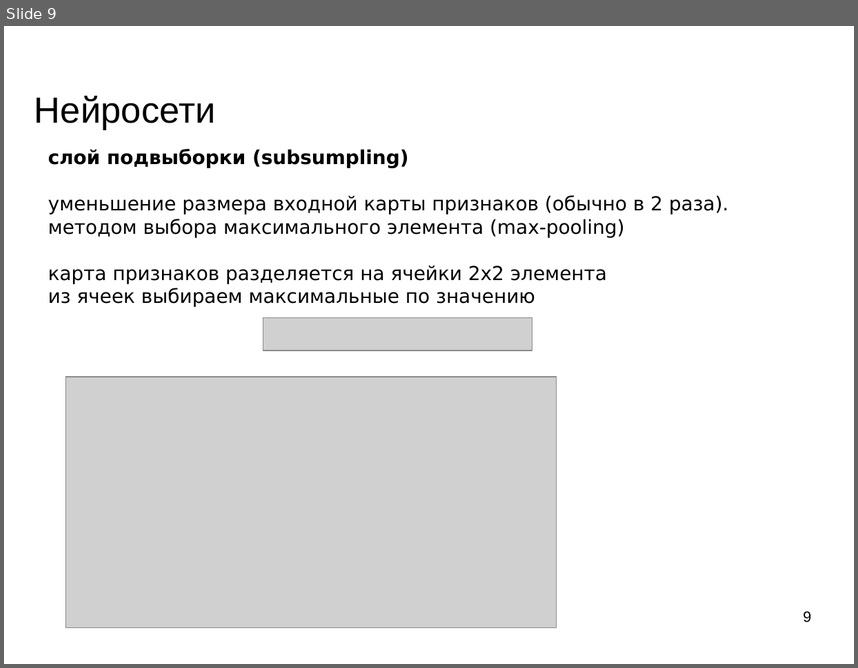
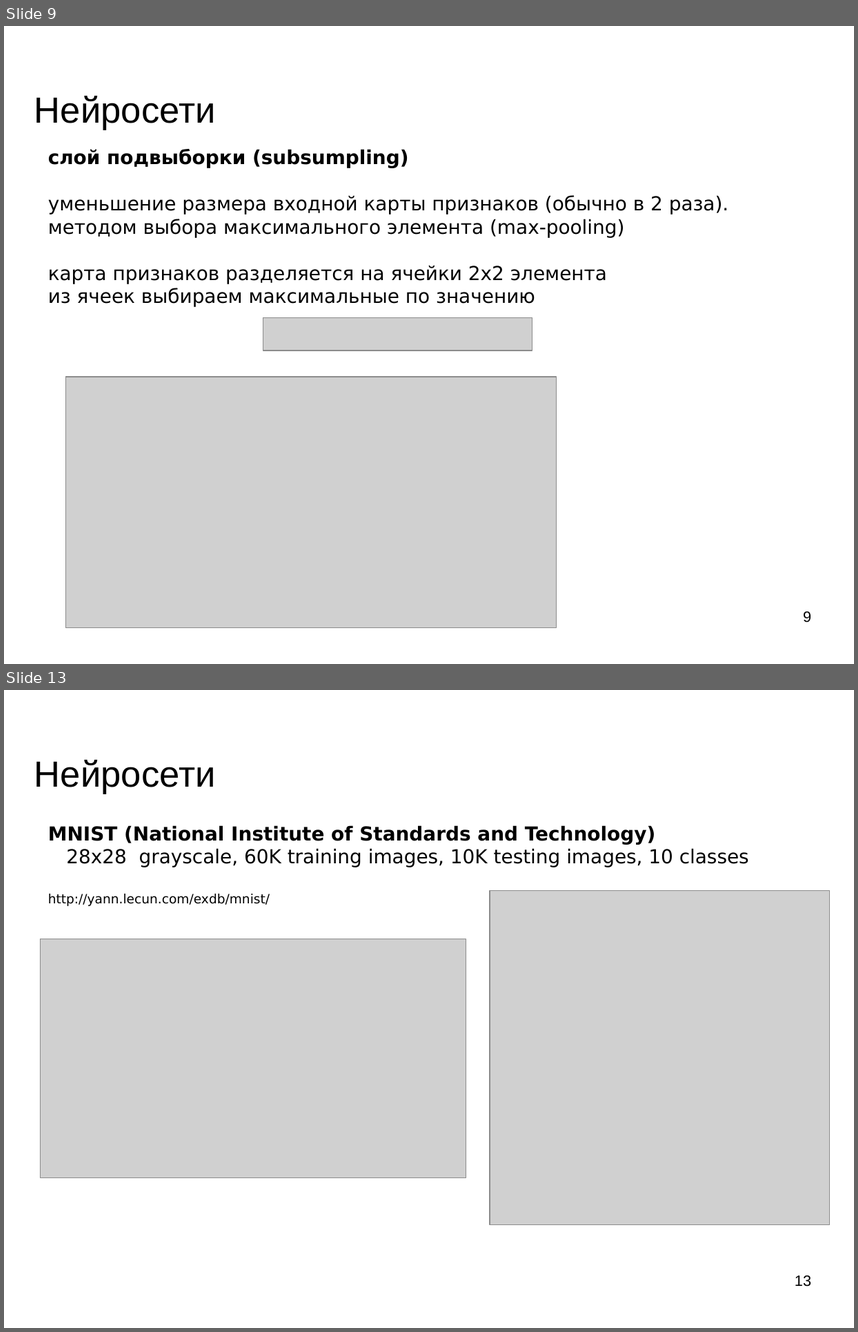
Before and after one commit to mechanoid5/ml_lectorium_legacy, a slide deck: 20-convnet.odp. Shown one above the other, each under a label of ours: slide 9 before the commit, slides 9 and 13 after it; the slides between them are not shown. The pictures are 858x668 and 858x1332 pixels, drawn with LibreOffice and Linux fonts; fonts in the diff are those of the drawing; grey boxes stand for pictures; background and template pictures are left out. Boxes give left, top, right and bottom in pixels: in the first picture for what was removed or moved away, otherwise in the second. Text is boxed around its words. In the diff, an @@ line names an element or a change of style, - is before the commit and + after.

```diff
--- a/20-convnet.odp
+++ b/20-convnet.odp
@@ slide 13 added at (4,690,854,1328), background picture (left out) @@
@@ title added at (34,760,215,793), 33.9 pt, text #000000 @@
+Нейросети
@@ text added at (48,825,749,906), 18 pt, text #000000 @@
+MNIST (National Institute of Standards and Technology)
+28x28 grayscale, 60K training images, 10K testing images, 10 classes
+http://yann.lecun.com/exdb/mnist/
@@ picture added at (490,891,830,1225) @@
@@ picture added at (41,939,466,1178) @@
@@ page number added at (795,1275,811,1286), 14 pt, text #000000 @@
+13
```
Also in this commit, not shown: 1 slide changed, 5 other slides added, 1 slide removed, 7 other files.
